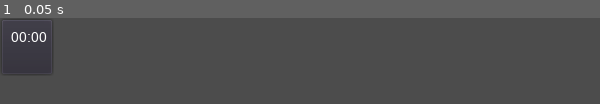
Above: before the commit, frame 1.
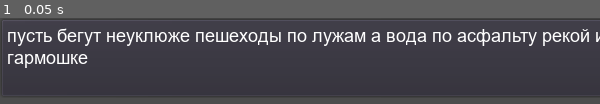
Above: after the commit, the same moment.

Repository: LeshaLukash/The-Chat-Prototype
Game: Godot game, scene res://message.tscn
The game is run twice, just before and just after one commit, with the same random seed, the same clock (stepped at 60 frames per second) and the same inputs.
Inputs:
- Up to frame 1 (0.05 s): no input

The runs differ from the first frame. In frame 1, 7.1% of the frame differs, in the area x 1-100%, y 2-59%.
Error after the commit: Invalid set index 'bbcode_text' (on base: 'null instance') with value of type 'String'. (res://message.gd:31)

Commit message:
Messsage
Продолжаю работу над выводом форматированного текста: теперь длинные строки делятся на короткие с учётом заданного ограничения на длину строки, а также спама букв. Есть баги, нужно исправить

Diff:
--- a/message.gd
+++ b/message.gd
@@ -4,8 +4,8 @@
 ## СООБЩЕНИЕ
 # Облачко с текстом сообщения
 
-const MIN_SIZE_EMPTY := Vector2(54, 58)			# Мин. размер пустого сообщения без пометки
-const MIN_SIZE_EDITED_EMPTY := Vector2(122, 58)	# Мин. размер пустого сообщения с пометкой
+const PANEL_MIN_SIZE_EMPTY := Vector2(54, 58)			# Мин. размер пустого сообщения без пометки
+const PANEL_MIN_SIZE_EDITED := Vector2(122, 58)	# Мин. размер пустого сообщения с пометкой
 const LINE_MAX_LENGTH := 400					# Макс. длина строки сообщения (в пикселях!)
 const WORD_MAX_LENGTH := 35 					# Макс. длина слова в русском языке (в символах!)
 
@@ -33,7 +33,7 @@
 
 # Вписываем текст сообщения в облако сообщения
 func format_msg_text(text: String) -> String:
-	var result: String = ""
+	var result := ""
 	var text_lines: PoolStringArray = text.split('\n')
 
 	for i in text_lines.size():
@@ -50,29 +50,42 @@
 		# Если строка не последняя - добавляем знак переноса
 		if i != text_lines.size() - 1:
 			result += '\n'
+
 	return result
 
 
 # Разбить большую строку на строки поменьше
 func format_line(line: String) -> Array:
-	if get_line_pixel_length(line) <= LINE_MAX_LENGTH:
-		return [line]
-
 	var result := []
 	var line_words: PoolStringArray = line.split(' ')
+	var string := "" # Хранит промежуточные этапы разбиения
 
-	for i in line_words:
-		var string := ""
-		var word: String = line_words[i]
+	for word in line_words:
+		if word.length() > WORD_MAX_LENGTH:
+			for i in word.length():
+				var ch: String = word[i]
 
-		# Разбиваем спам буквами на подслова
-		if word.length() > WORD_MAX_LENGTH:
-			for j in word.length():
-				while get_line_pixel_length(string + word[j]) <= LINE_MAX_LENGTH:
-					string += word[j]
-				result.append(string)
-				string = ""
+				if get_line_pixel_length(string + ch) <= LINE_MAX_LENGTH:
+					string += ch
+					if i == word.length() - 1: # Если буква - последняя
+						if get_line_pixel_length(string + ' ') <= LINE_MAX_LENGTH:
+							string += ' '
+						result.append(string)
+				else:
+					string += '\n'
+					result.append(string)
+					string = ch
+		elif get_line_pixel_length(string + word) <= LINE_MAX_LENGTH:
+			string += word
+			if get_line_pixel_length(string + ' ') <= LINE_MAX_LENGTH:
+				string += ' '
+		else:
+			string = string.trim_suffix(' ')
+			string += '\n'
+			result.append(string)
+			string = word + ' '
 
+	result[-1] = result[-1].trim_suffix('\n')
 	return result
 
 
@@ -97,9 +110,9 @@
 		return text
 
 	var text_lines: PoolStringArray = text.split('\n') # Разбиваем текст построчно, заносим в массив
-	var text_lines_sizes: Array = []
+	var text_lines_sizes := []
 
-	# Заполняем массив значениями длин строк (в пикселях!) исходного текста
+	# Заполняем массив значениями длин (в пикселях!) строк исходного текста
 	for line in text_lines:
 		text_lines_sizes.append(get_line_pixel_length(line))
 
@@ -111,6 +124,10 @@
 
 func set_message_text(value: String):
 	message_text = value
+
+	var formatted_line := format_msg_text(message_text)
+	print(formatted_line)
+
 	update_message()
 
 
@@ -126,7 +143,7 @@
 	is_edited = value
 
 	if is_edited:
-		rect_min_size = MIN_SIZE_EDITED_EMPTY
+		rect_min_size = PANEL_MIN_SIZE_EDITED
 	else:
-		rect_min_size = MIN_SIZE_EMPTY
+		rect_min_size = PANEL_MIN_SIZE_EMPTY
 	update_message()
--- a/message.tscn
+++ b/message.tscn
@@ -4,28 +4,29 @@
 [ext_resource path="res://message.gd" type="Script" id=2]
 
 [node name="Message" type="MarginContainer"]
-margin_right = 54.0
-margin_bottom = 58.0
+margin_right = 1350.0
+margin_bottom = 80.0
 rect_min_size = Vector2( 54, 58 )
 rect_pivot_offset = Vector2( -513, -236 )
 script = ExtResource( 2 )
+message_text = "пусть бегут неуклюже пешеходы по лужам а вода по асфальту рекой и неясно прохожим в этот день непогожий почему я весёлый такой а я играю на гармошке"
 
 [node name="Panel" type="PanelContainer" parent="."]
-margin_right = 54.0
-margin_bottom = 58.0
+margin_right = 1350.0
+margin_bottom = 80.0
 rect_min_size = Vector2( 54, 58 )
 theme = ExtResource( 1 )
 
 [node name="Text" type="RichTextLabel" parent="Panel"]
 margin_left = 7.0
 margin_top = 7.0
-margin_right = 47.0
-margin_bottom = 51.0
+margin_right = 1343.0
+margin_bottom = 73.0
 rect_clip_content = false
 focus_mode = 2
 bbcode_enabled = true
-bbcode_text = "[right][font=fonts/arial_time.tres]00:00[/font][/right]"
-text = "00:00"
+bbcode_text = "пусть бегут неуклюже пешеходы по лужам а вода по асфальту рекой и неясно прохожим в этот день непогожий почему я весёлый такой а я играю на гармошке[right][font=fonts/arial_time.tres]00:00[/font][/right]"
+text = "пусть бегут неуклюже пешеходы по лужам а вода по асфальту рекой и неясно прохожим в этот день непогожий почему я весёлый такой а я играю на гармошке00:00"
 fit_content_height = true
 scroll_active = false
 selection_enabled = true
